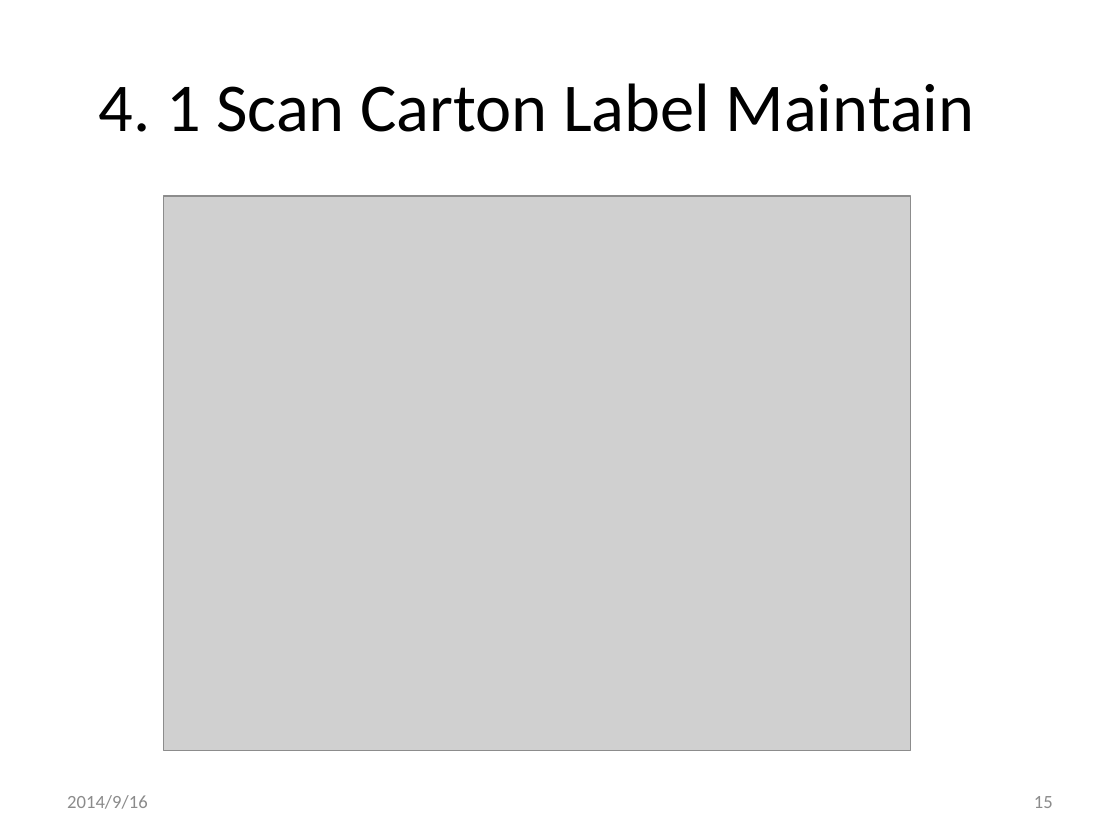
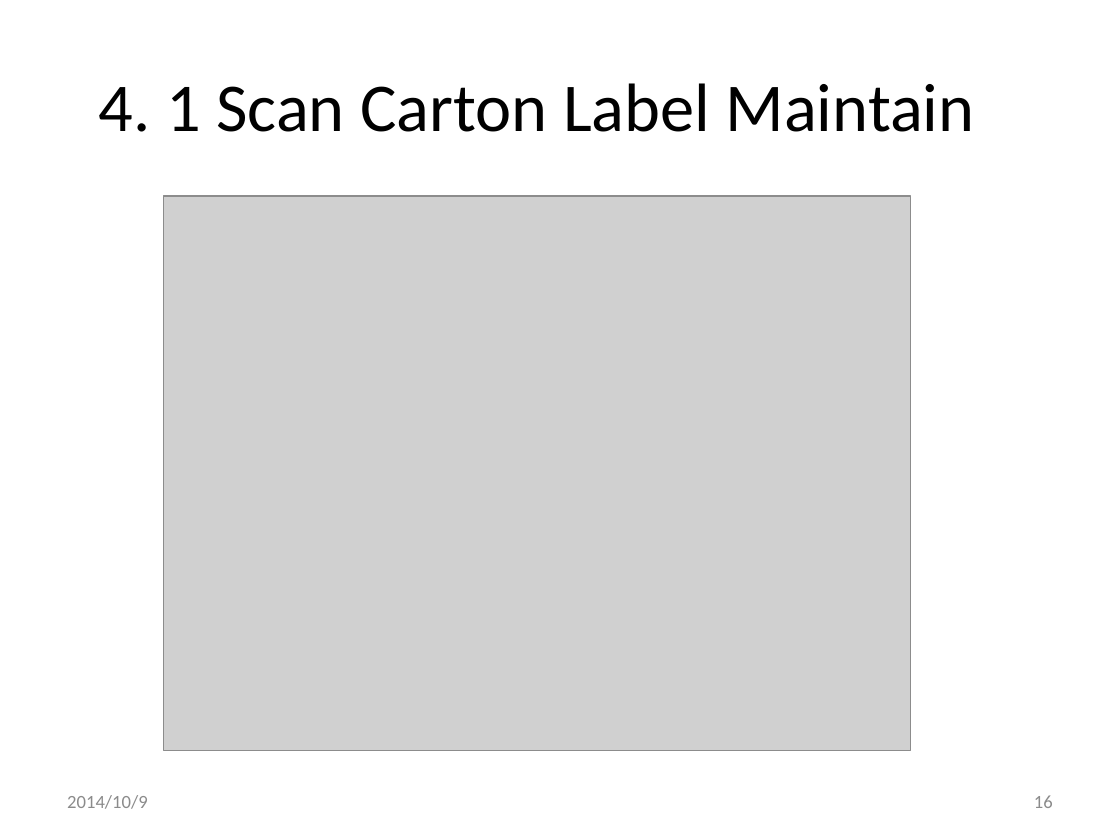
Before and after one commit to xlgwr/pie, a slide deck: slide 16 of FrmPIE/0PackingInformationEntry.pptx (slide 15 before the commit). Drawn at 1120x840 pixels with LibreOffice and Linux fonts; fonts in the diff are those of the drawing; grey boxes stand for pictures; background and template pictures are left out. Boxes give left, top, right and bottom in pixels: in the first picture for what was removed or moved away, otherwise in the second. Text is boxed around its words. In the diff, an @@ line names an element or a change of style, - is before the commit and + after.

```diff
--- a/FrmPIE/0PackingInformationEntry.pptx
+++ b/FrmPIE/0PackingInformationEntry.pptx
@@ text at [67,795,148,809]: text changed @@
-2014/9/16
+2014/10/9
@@ page number at [1034,795,1053,808]: text changed @@
-15
+16
```
Also in this commit, not shown: 16 other slides changed, 1 slide added, 11 other files.
